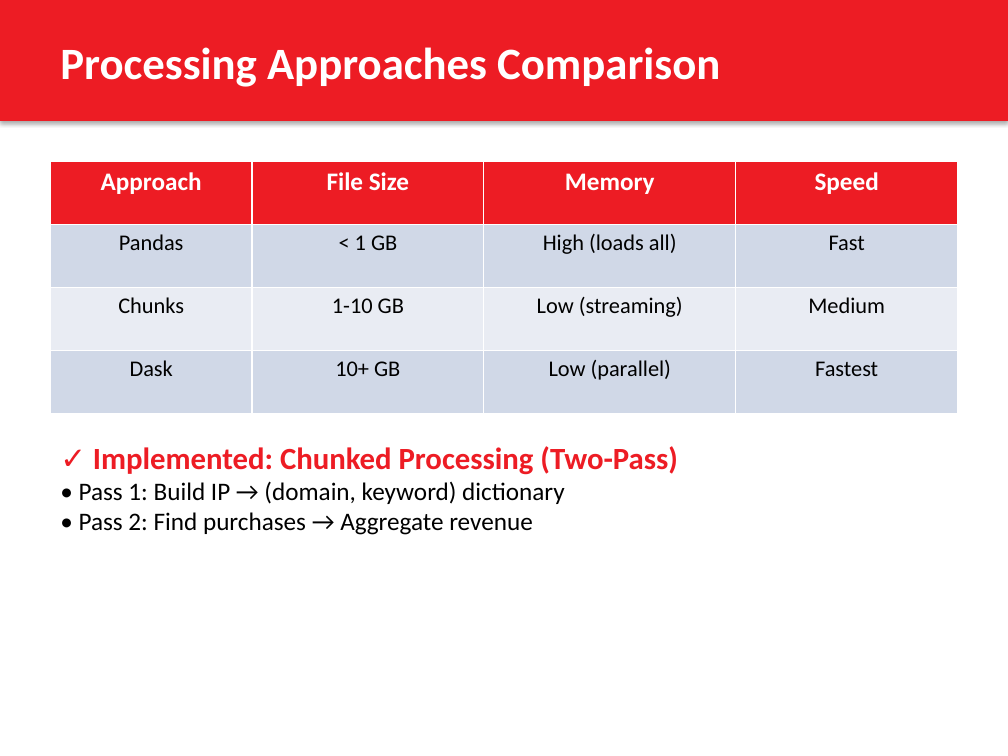
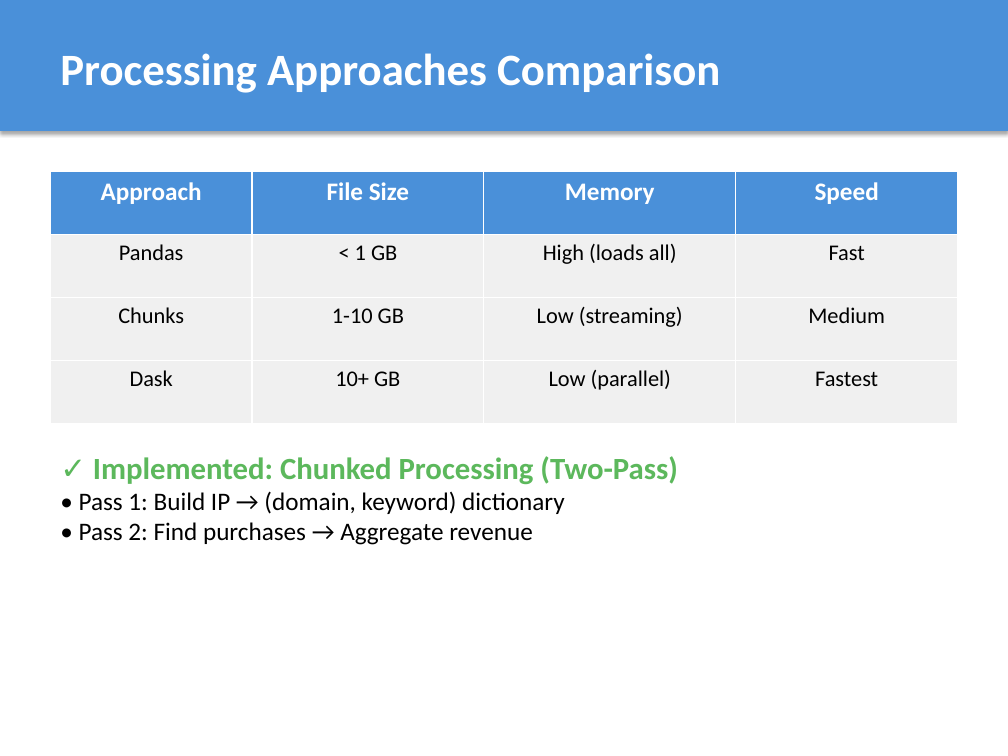
Before and after one commit to adityakommu/adb_demo, a slide deck: slide 4 of SearchKeywordPerformance_Presentation.pptx. Drawn at 1008x756 pixels with LibreOffice and Linux fonts; fonts in the diff are those of the drawing. Boxes give left, top, right and bottom in pixels: in the first picture for what was removed or moved away, otherwise in the second. Text is boxed around its words. In the diff, an @@ line names an element or a change of style, - is before the commit and + after.

Commit message:
Update presentation with light colors

```diff
--- a/SearchKeywordPerformance_Presentation.pptx
+++ b/SearchKeywordPerformance_Presentation.pptx
@@ rectangle resized from (x1=0, y1=0, x2=1008, y2=121) to (x1=0, y1=0, x2=1008, y2=131) @@
@@ rectangle at (x1=0, y1=0, x2=1008, y2=131): fill #ED1C24 to #4A90D9 @@
@@ text "Processing Approaches Comparison" moved from (x1=60, y1=47, x2=720, y2=87) to (x1=60, y1=53, x2=720, y2=93) @@
@@ table at (x1=50, y1=171, x2=958, y2=423) @@
@@ fill #ED1C24 to #4A90D9 in row 1 @@
@@ fill #D0D8E8 to #F0F0F0 in 8 cells @@
@@ fill #E9EDF4 to #F0F0F0 in row 3 @@
@@ table moved from (x1=50, y1=161, x2=958, y2=413) to (x1=50, y1=171, x2=958, y2=423) @@
@@ text "✓ Implemented: Chunked Processing (Two-Pass)" moved from (x1=79, y1=446, x2=678, y2=535) to (x1=79, y1=456, x2=678, y2=545) @@
@@ text at (x1=93, y1=456, x2=678, y2=484): text colour #ED1C24 to #5CB85C in "✓ Implemented: Chunked Processing (Two-Pass)" @@
```
Also in this commit, not shown: 7 other slides changed.
